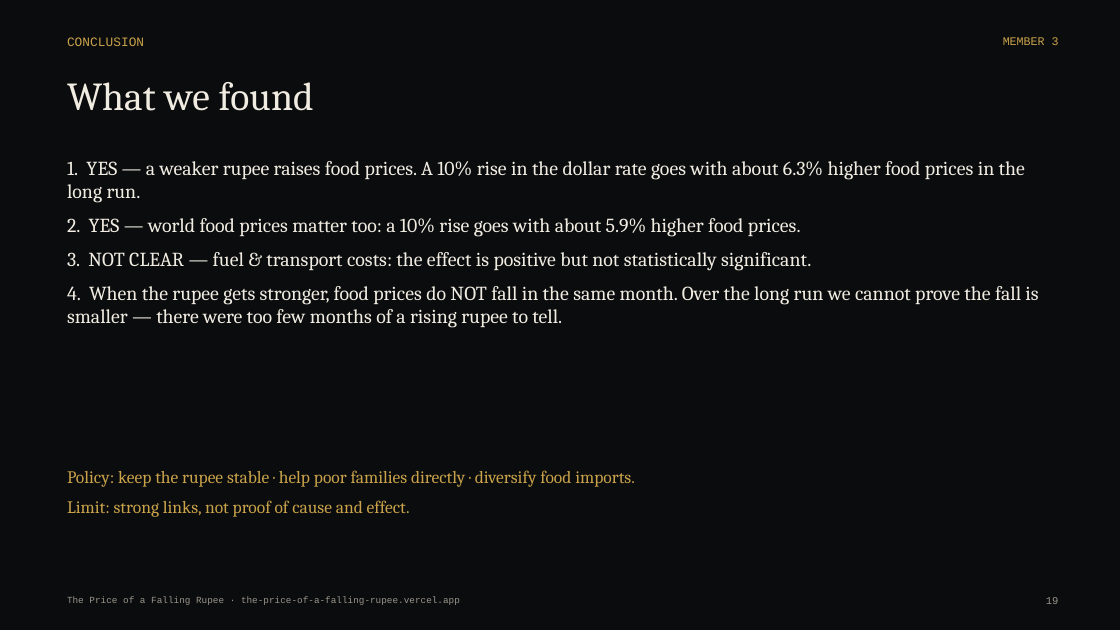
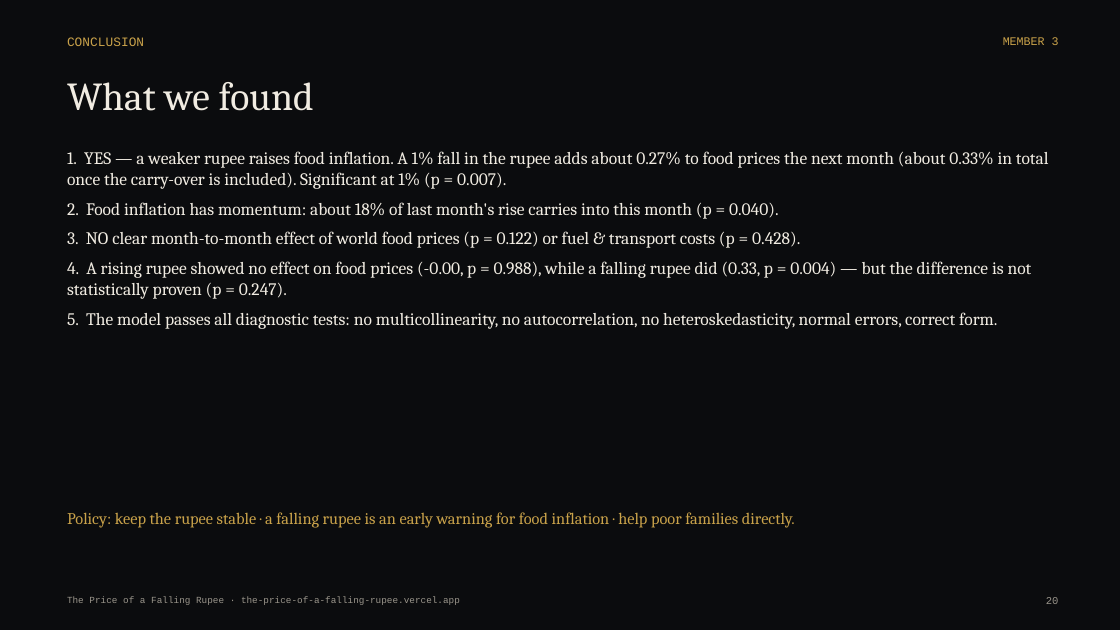
Before and after one commit to ruufaayl/fallingrupee, a slide deck: slide 20 of presentation/The_Price_of_a_Falling_Rupee_Deck.pptx (slide 19 before the commit). Drawn at 1120x630 pixels with LibreOffice and Linux fonts; fonts in the diff are those of the drawing. Boxes give left, top, right and bottom in pixels: in the first picture for what was removed or moved away, otherwise in the second. Text is boxed around its words. In the diff, an @@ line names an element or a change of style, - is before the commit and + after.

```diff
--- a/presentation/The_Price_of_a_Falling_Rupee_Deck.pptx
+++ b/presentation/The_Price_of_a_Falling_Rupee_Deck.pptx
@@ text at (67,151,1049,329): text changed; size 17 to 15 pt @@
-1. YES — a weaker rupee raises food prices. A 10% rise in the dollar rate goes with about 6.3% higher food prices in the long run.
-2. YES — world food prices matter too: a 10% rise goes with about 5.9% higher food prices.
-3. NOT CLEAR — fuel & transport costs: the effect is positive but not statistically significant.
-4. When the rupee gets stronger, food prices do NOT fall in the same month. Over the long run we cannot prove the fall is smaller — there were too few months of a rising rupee to tell.
+1. YES — a weaker rupee raises food inflation. A 1% fall in the rupee adds about 0.27% to food prices the next month (about 0.33% in total once the carry-over is included). Significant at 1% (p = 0.007).
+2. Food inflation has momentum: about 18% of last month's rise carries into this month (p = 0.040).
+3. NO clear month-to-month effect of world food prices (p = 0.122) or fuel & transport costs (p = 0.428).
+4. A rising rupee showed no effect on food prices (-0.00, p = 0.988), while a falling rupee did (0.33, p = 0.004) — but the difference is not statistically proven (p = 0.247).
+5. The model passes all diagnostic tests: no multicollinearity, no autocorrelation, no heteroskedasticity, normal errors, correct form.
@@ text at (67,512,795,528): text changed; size 15 to 14 pt @@
-Policy: keep the rupee stable · help poor families directly · diversify food imports.
-Limit: strong links, not proof of cause and effect.
+Policy: keep the rupee stable · a falling rupee is an early warning for food inflation · help poor families directly.
@@ text at (1046,597,1059,604): text changed @@
-19
+20
```
Also in this commit, not shown: 15 other slides changed, 4 slides added, 3 slides removed, 34 other files.
